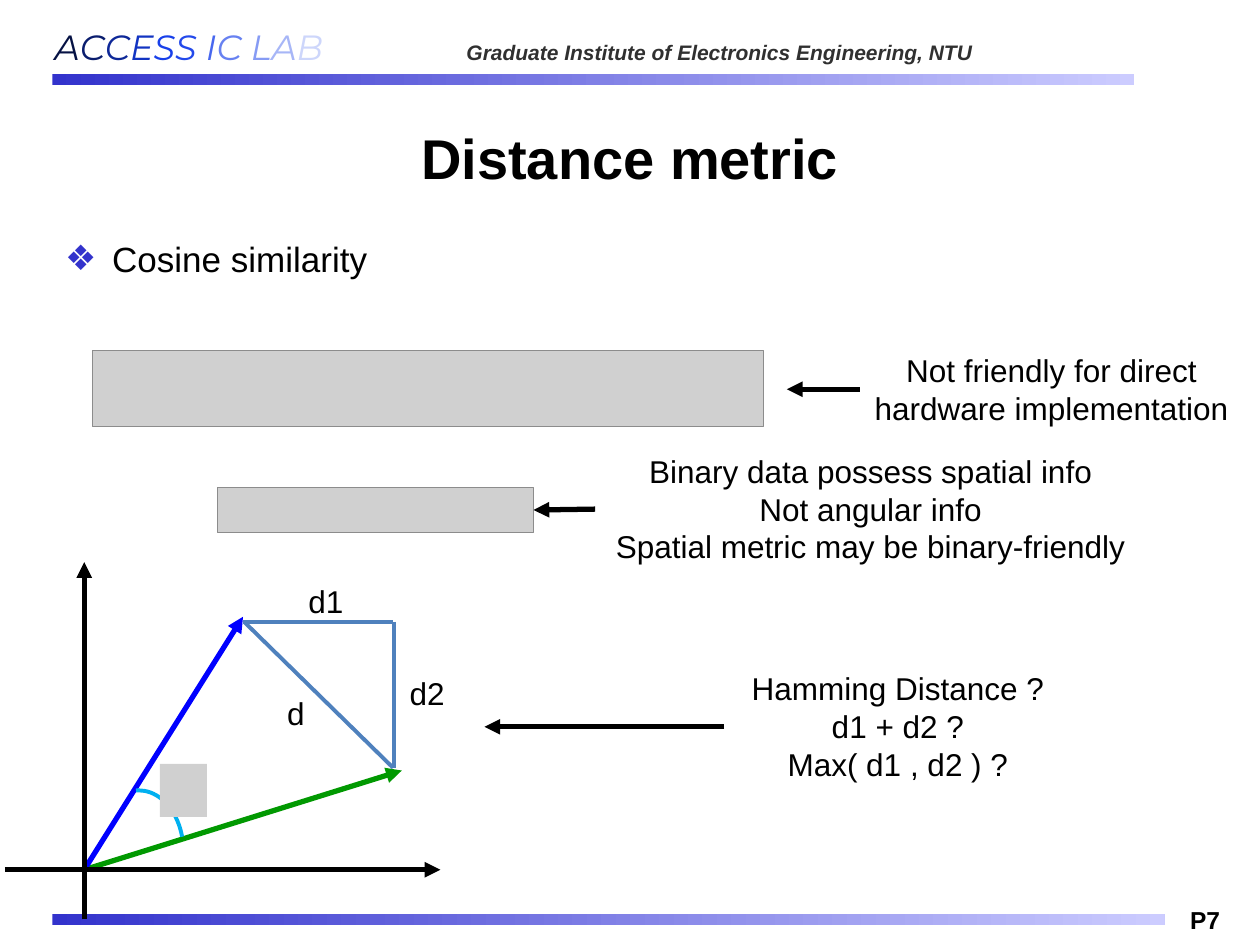
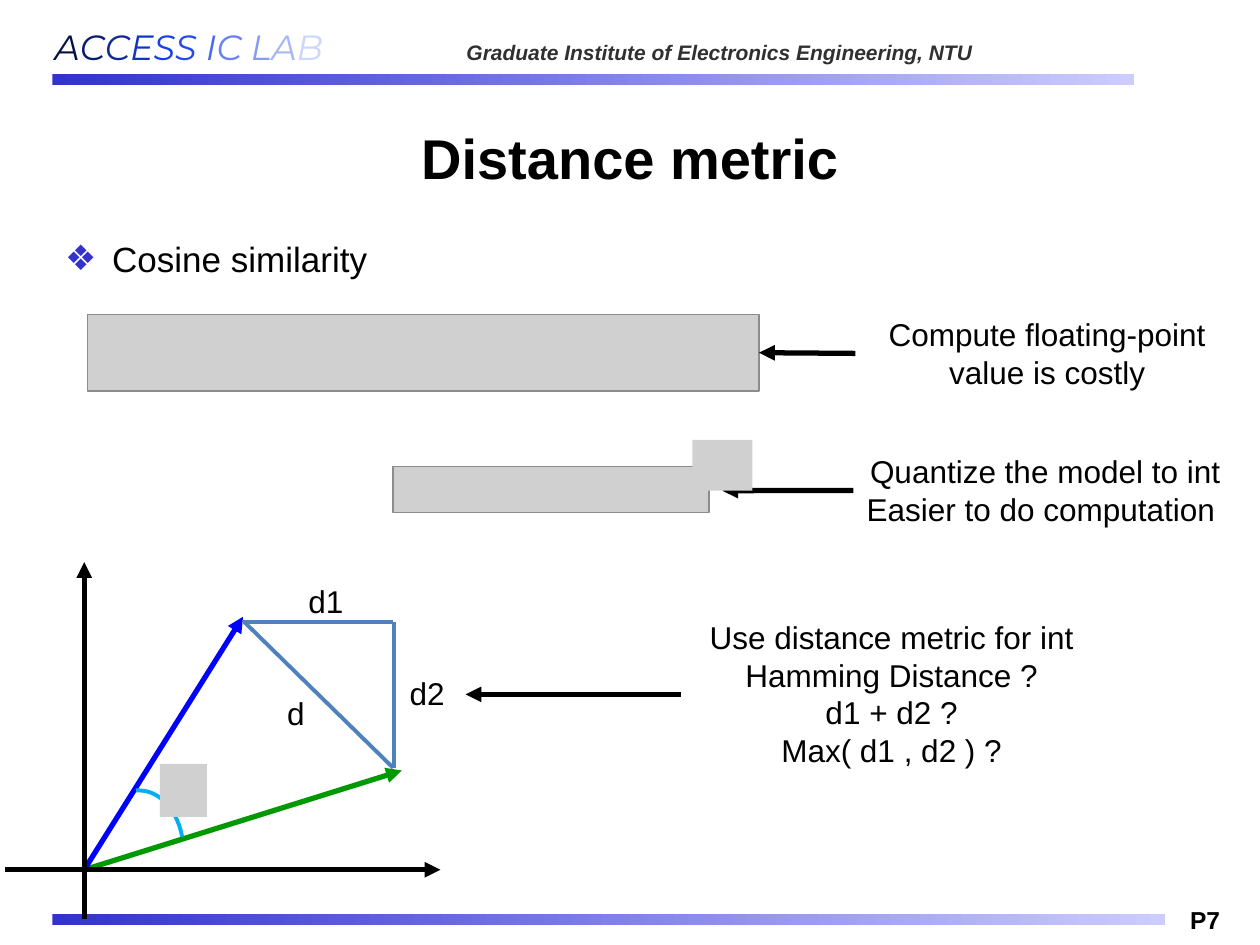
Before and after one commit to Oniontow/AndyWu_Project, a slide deck: slide 7 of IMS_NEW.pptx. Drawn at 1260x945 pixels with LibreOffice and Linux fonts; fonts in the diff are those of the drawing; grey boxes stand for pictures; background and template pictures are left out. Boxes give left, top, right and bottom in pixels: in the first picture for what was removed or moved away, otherwise in the second. Text is boxed around its words. In the diff, an @@ line names an element or a change of style, - is before the commit and + after.

Commit message:
baye data

```diff
--- a/IMS_NEW.pptx
+++ b/IMS_NEW.pptx
@@ picture: place and size @@
-picture at <box>92,350,764,427</box>
+picture at <box>88,315,760,392</box>
@@ text at <box>889,323,1205,390</box>: text changed @@
-Not friendly for direct hardware implementation
+Compute floating-point value is costly
@@ arrow moved from (859, 389) - (788, 389) to (856, 353) - (759, 353) @@
@@ picture added at <box>692,440,752,490</box> @@
@@ picture: place and size @@
-picture at <box>218,488,534,533</box>
+picture at <box>393,466,709,512</box>
@@ text at <box>867,460,1220,527</box>: text changed @@
-Binary data possess spatial info
-Not angular info
-Spatial metric may be binary-friendly
+Quantize the model to int
+Easier to do computation
@@ arrow moved from (595, 509) - (533, 510) to (853, 490) - (722, 490) @@
@@ text "Use distance metric for int": place and size @@
-text "Use distance metric for int" at <box>752,677,1017,782</box>
+text "Use distance metric for int" at <box>710,626,1073,768</box>
@@ text at <box>710,626,1073,650</box>: paragraph added @@
+Use distance metric for int
@@ arrow moved from (724, 727) - (485, 727) to (680, 694) - (466, 694) @@
```
Also in this commit, not shown: 1 other slide changed, 4 other files.
